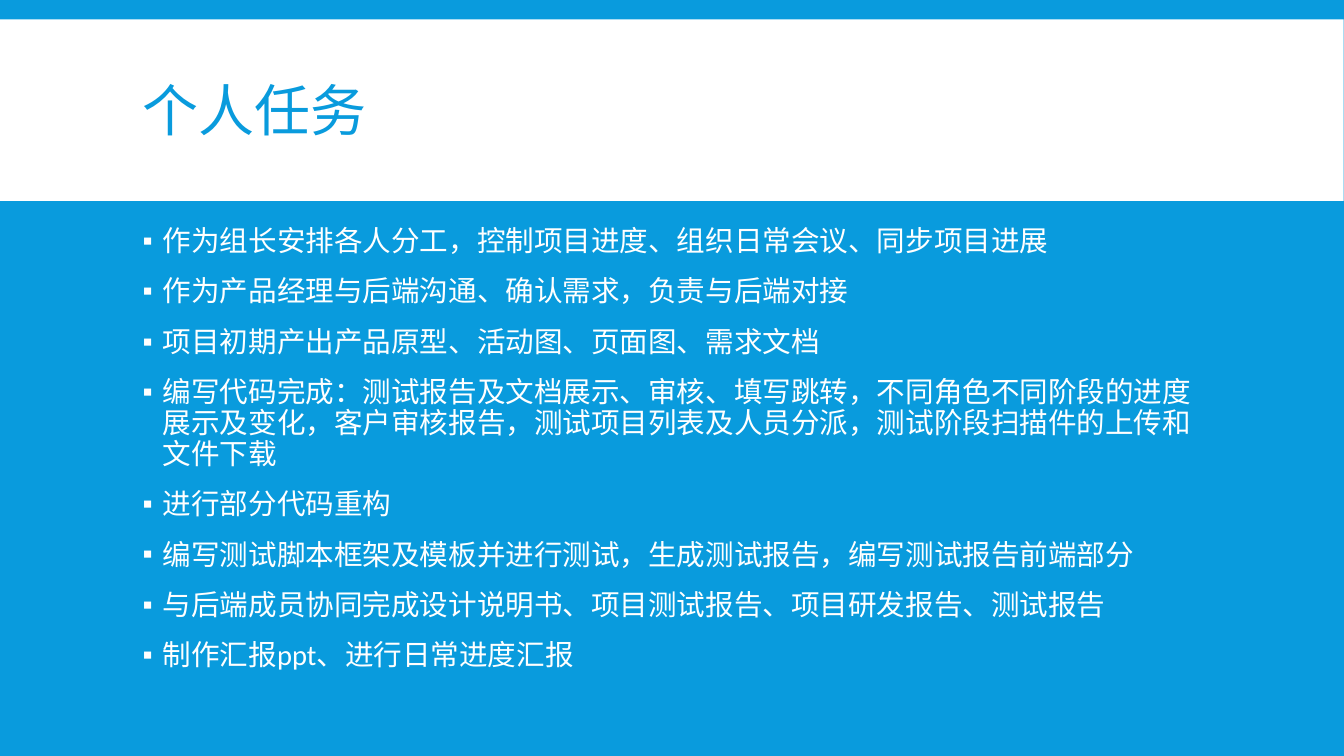
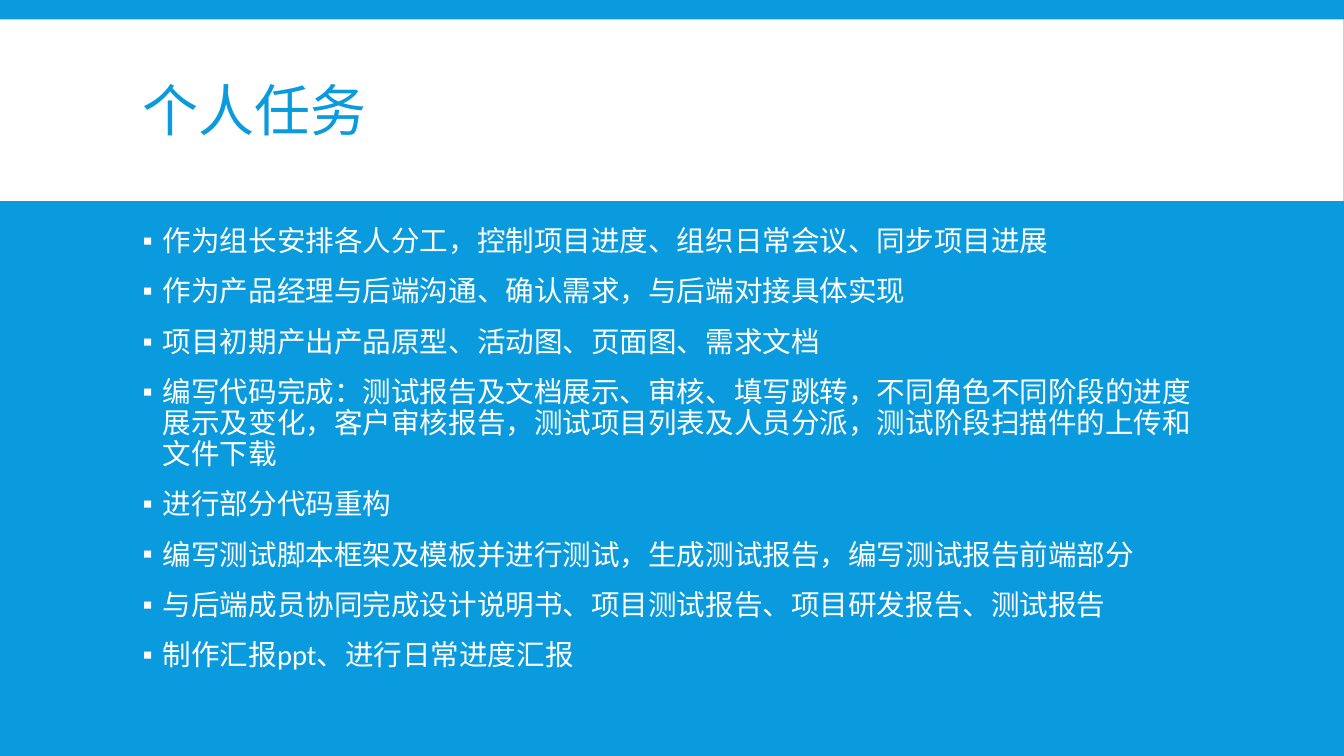
Before and after one commit to SEC0mprehensiveExper1ments/d0cumEnts, a slide deck: slide 6 of 项目展示幻灯片/个人汇报 毕一帆.pptx. Drawn at 1344x756 pixels with LibreOffice and Linux fonts; fonts in the diff are those of the drawing. Boxes give left, top, right and bottom in pixels: in the first picture for what was removed or moved away, otherwise in the second. Text is boxed around its words. In the diff, an @@ line names an element or a change of style, - is before the commit and + after.

Commit message:
renew ppt

```diff
--- a/项目展示幻灯片/个人汇报 毕一帆.pptx
+++ b/项目展示幻灯片/个人汇报 毕一帆.pptx
@@ text at (163, 277, 906, 304): text changed @@
-▪ 作为产品经理与后端沟通、确认需求，负责与后端对接
+▪ 作为产品经理与后端沟通、确认需求，与后端对接具体实现
```
